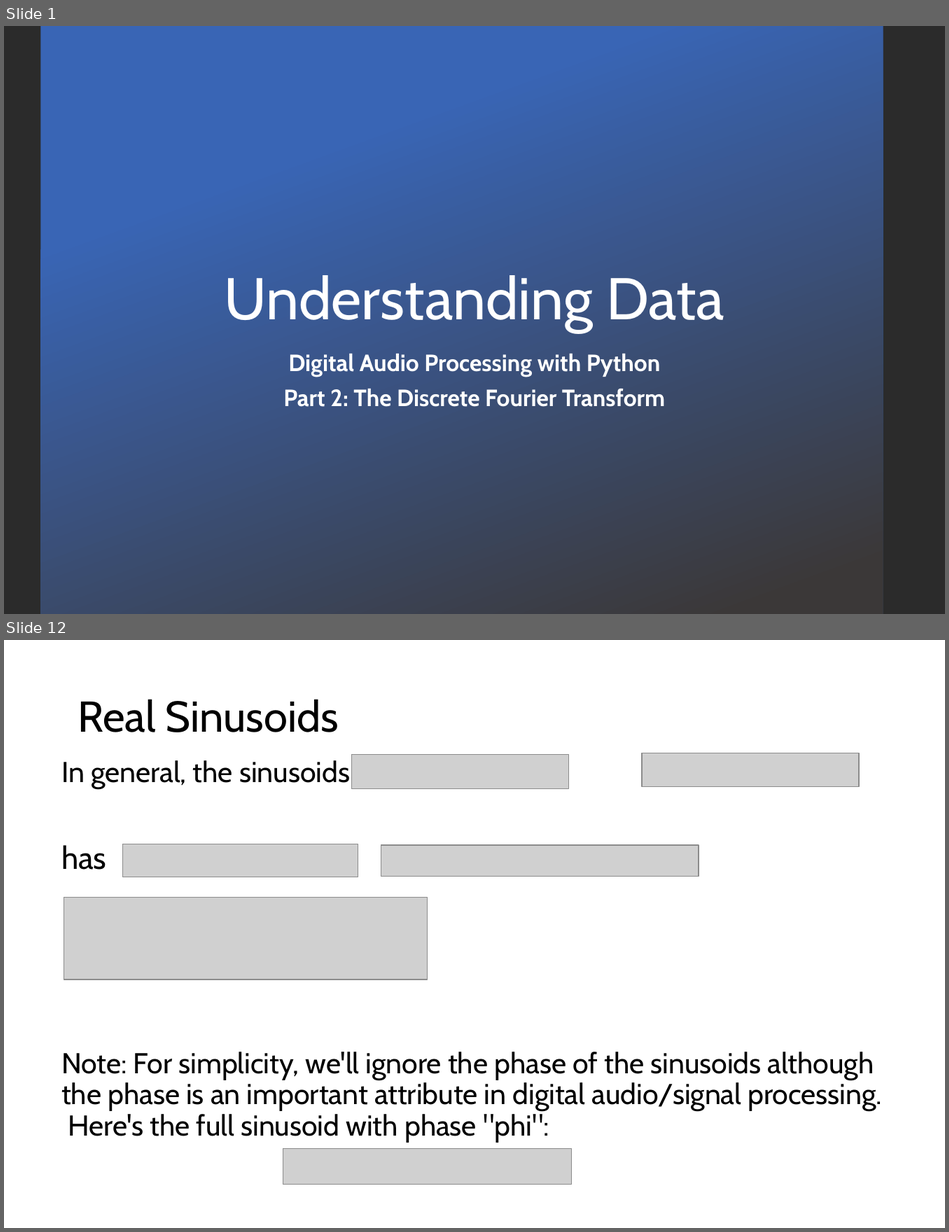
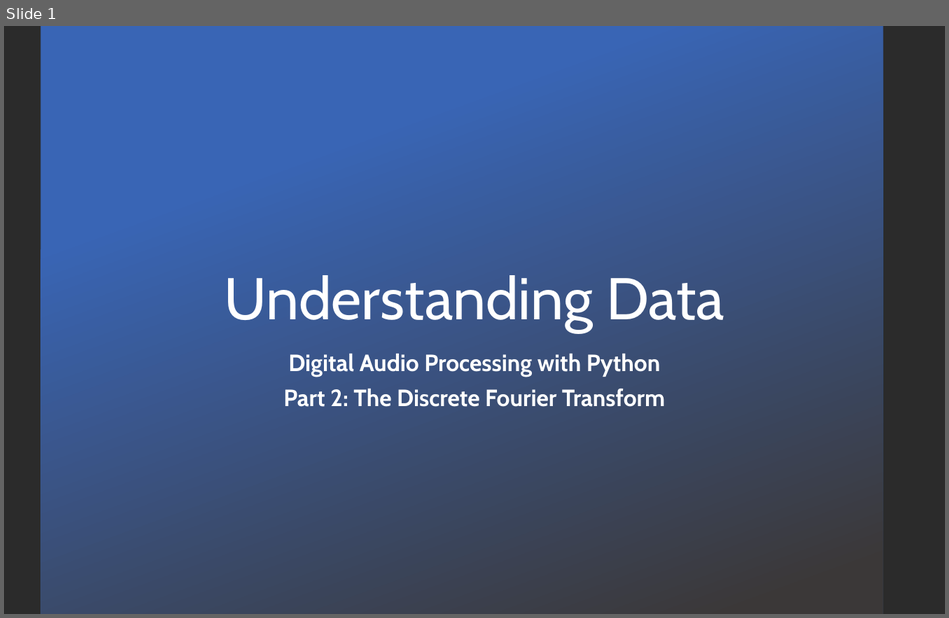
Before and after one commit to LongBaoNguyen/longbaonguyen.github.io, a slide deck: courses/apcsp/lect17.pptx. Shown one above the other, each under a label of ours: slides 1 and 12 before the commit, slide 1 after it; the slides between them are not shown. The pictures are 949x1232 and 949x618 pixels, drawn with LibreOffice and Linux fonts; fonts in the diff are those of the drawing; grey boxes stand for pictures; background and template pictures are left out; a plain dark background stands for a picture behind light text. Boxes give left, top, right and bottom in pixels: in the first picture for what was removed or moved away, otherwise in the second. Text is boxed around its words. In the diff, an @@ line names an element or a change of style, - is before the commit and + after.

```diff
--- a/courses/apcsp/lect17.pptx
+++ b/courses/apcsp/lect17.pptx
@@ slide 12 removed at (4,640,945,1228), background picture (left out) @@
@@ title removed at (78,699,339,732) @@
-Real Sinusoids
@@ text removed at (61,760,882,1143) @@
-In general, the sinusoids and
-has
-Note: For simplicity, we'll ignore the phase of the sinusoids although the phase is an important attribute in digital audio/signal processing. Here's the full sinusoid with phase "phi":
@@ picture removed at (351,755,568,788) @@
@@ picture removed at (642,753,859,787) @@
@@ picture removed at (122,844,358,877) @@
@@ picture removed at (381,845,699,876) @@
@@ picture removed at (64,897,428,980) @@
@@ picture removed at (283,1148,571,1184) @@
```
Also in this commit, not shown: 1 slide changed, 21 slides added, 22 other slides removed, 7 other files.
